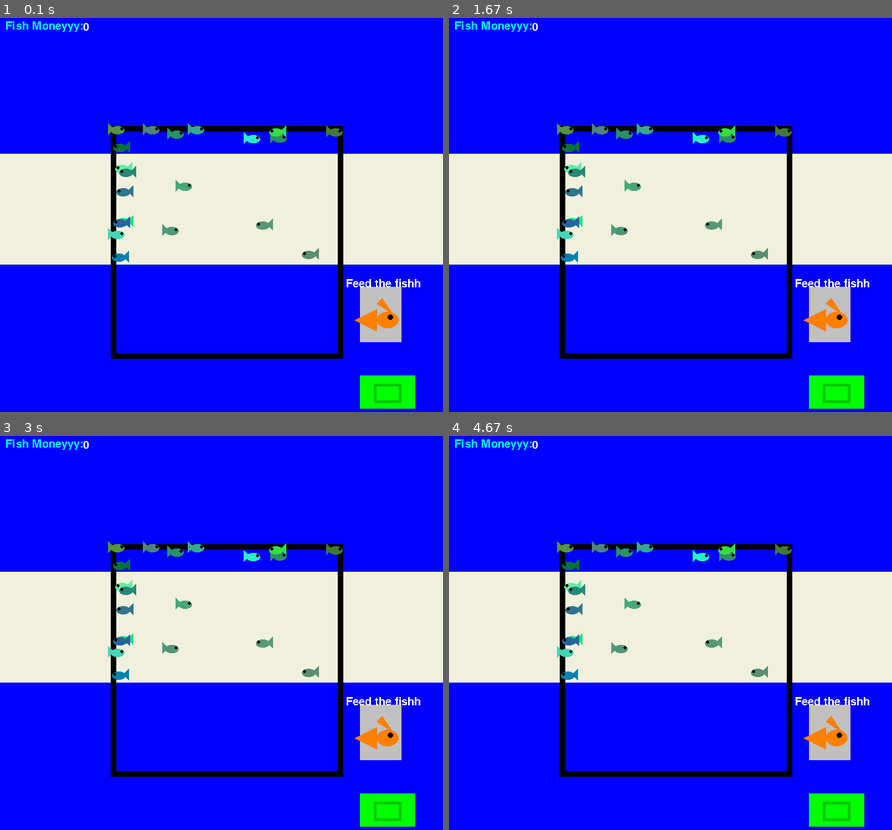
Above: before the commit, frames 1-4 (two rows, left to right).
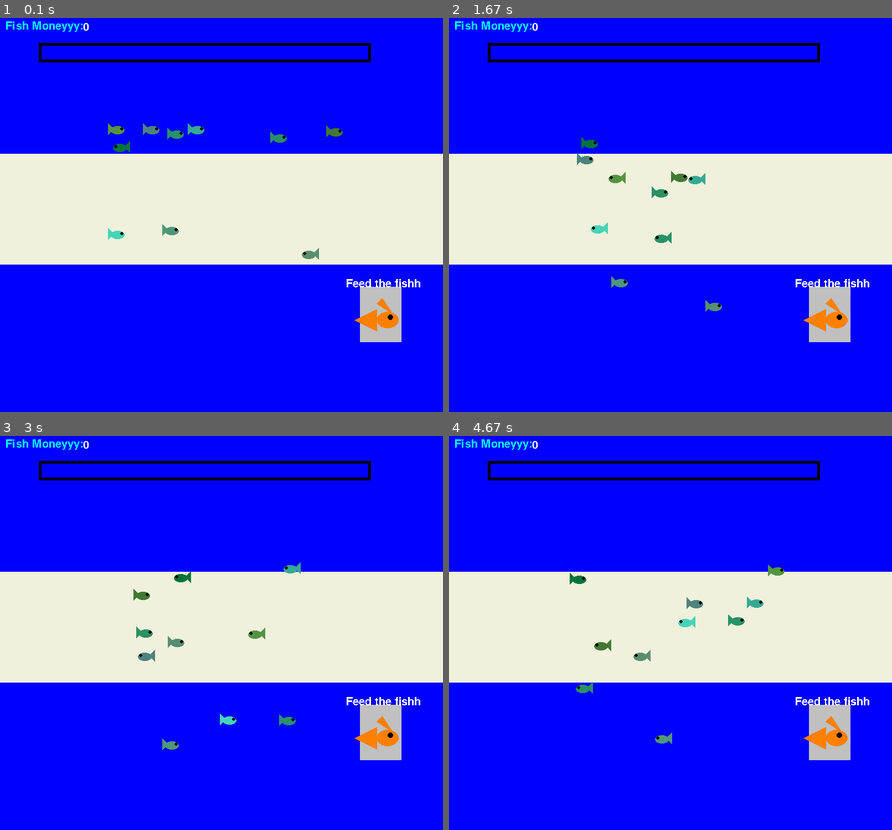
Above: after the commit, the same moments.

Repository: Lolmaster21/pygame
Game: pygame game, started from Fishing simulator.py
Two runs of this game, one before a commit and one after it. Both use one fixed random seed, a clock stepped at 60 frames per second and the inputs below.
Inputs:
- Up to frame 1 (0.1 s): no input
- Up to frame 2 (1.67 s): no input
- Up to frame 3 (3 s): no input
- Up to frame 4 (4.67 s): no input

The runs differ from the first frame. In frame 1, 5.4% of the frame differs, in the area x 8-94%, y 6-100%; in frame 2, 6.8%; in frame 3, 6.7%; in frame 4, 6.8%.

Commit message:
Update Fishing simulator.py

Diff:
--- a/Fishing simulator.py
+++ b/Fishing simulator.py
@@ -12,6 +12,10 @@
 numClicks = 0
 
 print(pygame.font.get_fonts())
+
+#Seashell image
+#shelly = pygame.image.load("seashell.png")
+#screen.blit(shelly, (600,600))
 
 #player variables
 xpos = 0
@@ -101,11 +105,20 @@
 while doExit is False:
 
   clock.tick(60)
-  event = pygame.event.wait()
+
+  for event in pygame.event.get():
+        if event.type == pygame.QUIT: #close game window
+            pygame.quit()
+            quit()
   if event.type == pygame.MOUSEBUTTONDOWN:
       if math.sqrt((mousePos[0]-circX)**2 +(mousePos[0]-circY)**2)<radius:
         numClicks+=1
+        mousePos = event.pos #refreshes mouse position
+        print("mouse position: (",mousePos[0]," , ",mousePos[1], ")")
+
+
       print("CLICK")
+
 
 
   for i in range(20):
@@ -115,26 +128,28 @@
   pygame.draw.rect(screen, (240,240,220), (0, 250, 800, 200))#Ocean floor
   pygame.draw.rect(screen, (192,192,192), (650, 490, 75, 100))#Fish food
 
-  pygame.draw.rect(screen, (0,0,0), (200, 200, 420, 420),10)
-  pygame.draw.rect(screen, (0,255,0), (650, 650, 100, 60))#Dollar bill
-  pygame.draw.rect(screen, (0,200,0), (675, 665, 50, 35),5)#Dollar bill
-
-
   #fish logo
   pygame.draw.ellipse(screen, (255, 128, 0), (680, 535, 40, 30))
   pygame.draw.ellipse(screen, (0,0,0), (700, 540, 10, 10))
   pygame.draw.polygon(screen, (255, 128, 0), ((690,510), (680, 520), (710, 540)))
   pygame.draw.polygon(screen, (255, 128, 0), ((680,530), (640, 550), (680, 570)))
 
+  #Hunger bar
+  pygame.draw.rect(screen, (0,0,0), (70, 50, 600, 35),5)
+
+  #Text
   screen.blit(text1,(10,10))
   screen.blit(text2,(625,475))
   screen.blit(text3,(150,12))
   text3 = font.render(str(int(numClicks)),1,(255,255,255))
 
+  #Seashell image
 
 
 
-  for i in range(20):
+
+
+  for i in range(10):
     school[i].draw()
   pygame.display.flip()
 
